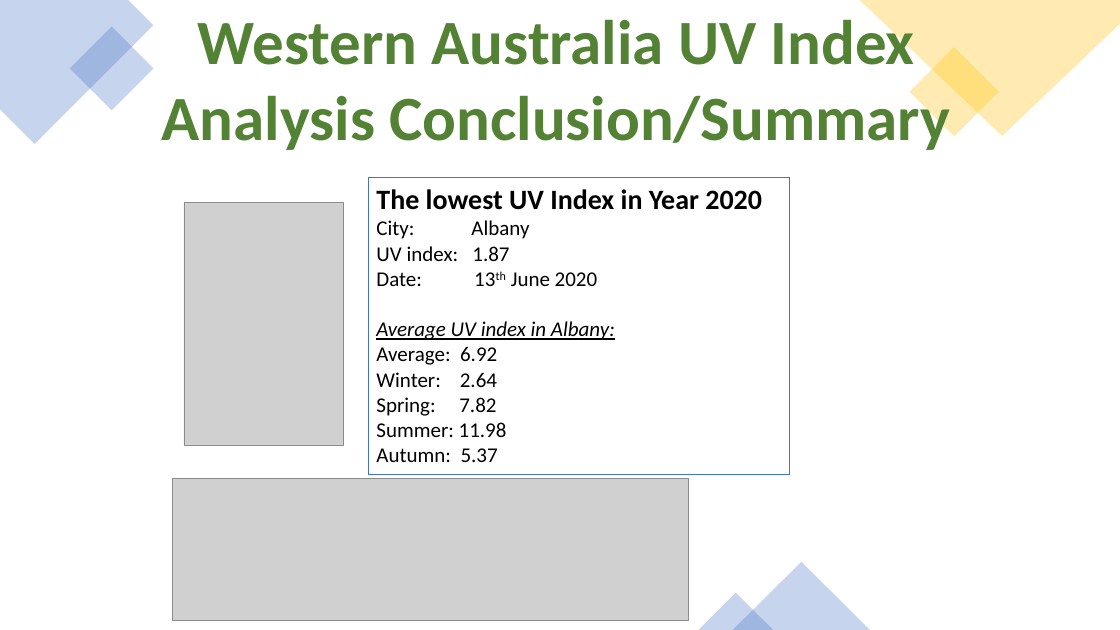
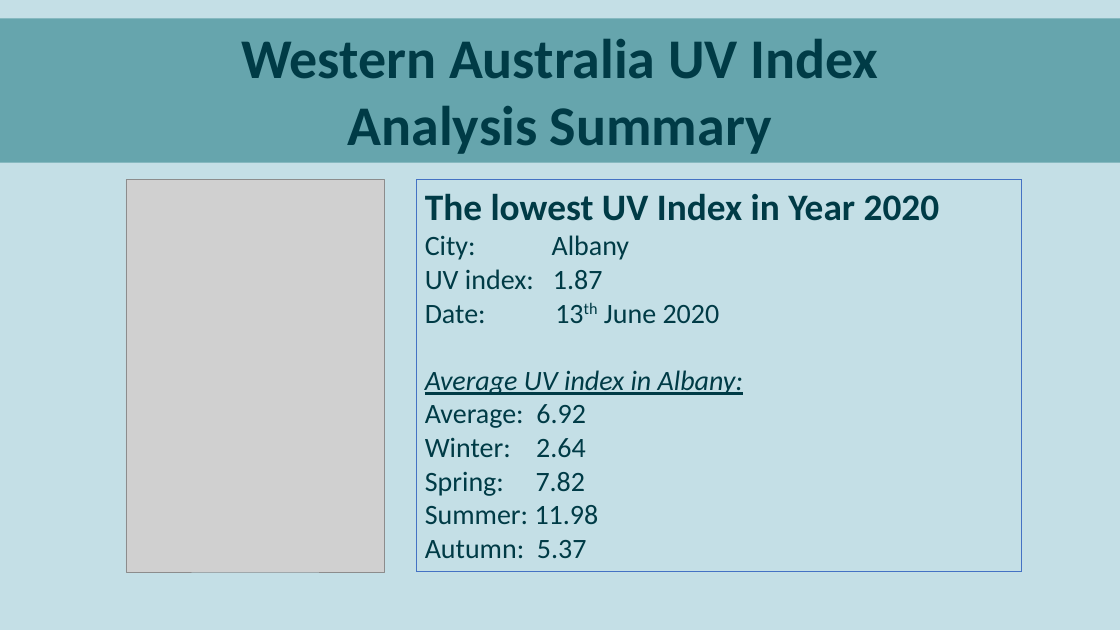
Before and after one commit to parastoorazavi/Data-Analytics-Project-2, a slide deck: slide 10 of Presentation.pptx (slide 11 before the commit). Drawn at 1120x630 pixels with LibreOffice and Linux fonts; fonts in the diff are those of the drawing; grey boxes stand for pictures. Boxes give left, top, right and bottom in pixels: in the first picture for what was removed or moved away, otherwise in the second. Text is boxed around its words. In the diff, an @@ line names an element or a change of style, - is before the commit and + after.

```diff
--- a/Presentation.pptx
+++ b/Presentation.pptx
@@ background #FFFFFF to #C4DFE6 @@
@@ rectangle "Western Australia UV Index" resized from (x1=162, y1=12, x2=950, y2=150) to (x1=0, y1=18, x2=1120, y2=163) @@
@@ rectangle "Western Australia UV Index" at (x1=0, y1=18, x2=1120, y2=163): fill none to #66A5AD @@
@@ freeform shape removed at (x1=0, y1=0, x2=154, y2=144) @@
@@ rectangle removed at (x1=70, y1=26, x2=154, y2=111) @@
@@ freeform shape removed at (x1=860, y1=0, x2=1120, y2=136) @@
@@ text in rectangle at (x1=241, y1=39, x2=878, y2=79): size 54 to 48 pt, text colour #548235 to #003B46 in "Western Australia UV Index" @@
@@ rectangle removed at (x1=909, y1=47, x2=999, y2=137) @@
@@ text in rectangle at (x1=348, y1=106, x2=772, y2=154): text changed; size 54 to 48 pt; text colour #548235 to #003B46 @@
-Analysis Conclusion/Summary
+Analysis Summary
@@ picture resized from (x1=184, y1=202, x2=344, y2=445) to (x1=126, y1=179, x2=384, y2=572) @@
@@ rectangle "The lowest UV Index in ..." resized from (x1=368, y1=177, x2=790, y2=474) to (x1=417, y1=179, x2=1022, y2=572) @@
@@ rectangle "The lowest UV Index in ..." at (x1=417, y1=179, x2=1022, y2=572): size 24 to 32 pt in "The lowest UV Index in Year 2020"; text colour #000000 to #003B46; size 18 to 24 pt in "City: Albany", "UV index: 1.87", "Date: 13th June 2020", "Average UV index in Albany:" and 5 more places @@
@@ picture removed at (x1=172, y1=478, x2=688, y2=620) @@
@@ triangle removed at (x1=733, y1=562, x2=870, y2=630) @@
@@ triangle removed at (x1=699, y1=593, x2=774, y2=630) @@
```
Also in this commit, not shown: 11 other slides changed, 1 slide added, 1 slide removed, 2 other files.
